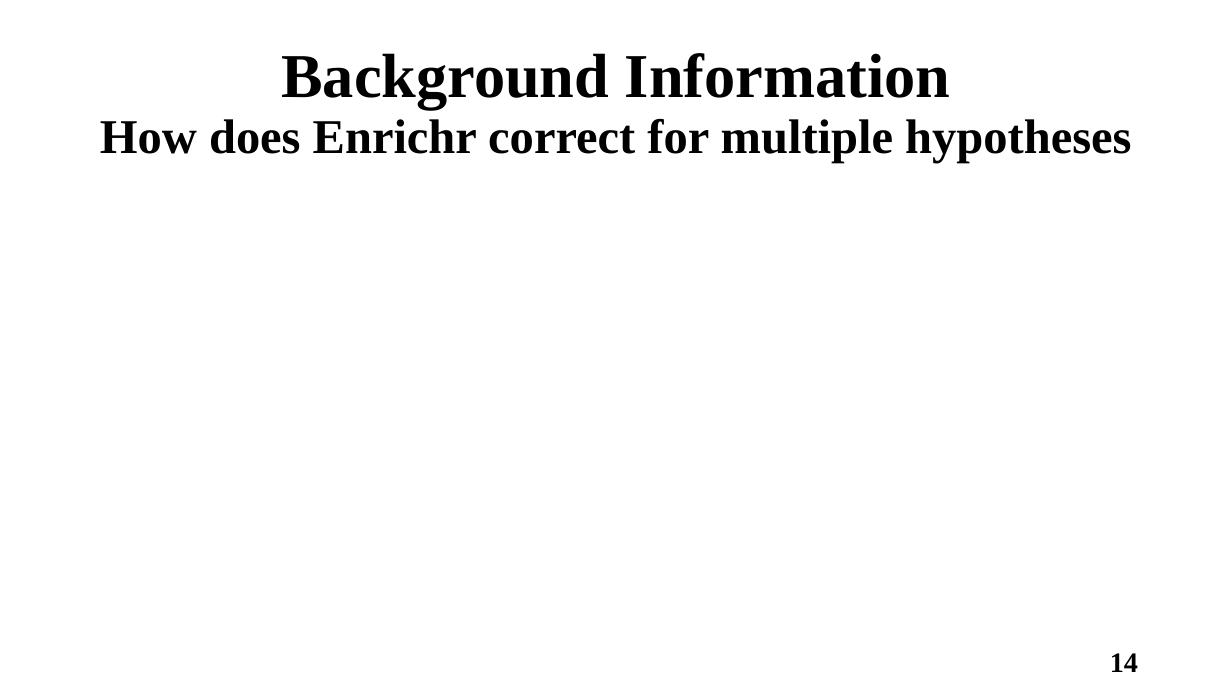
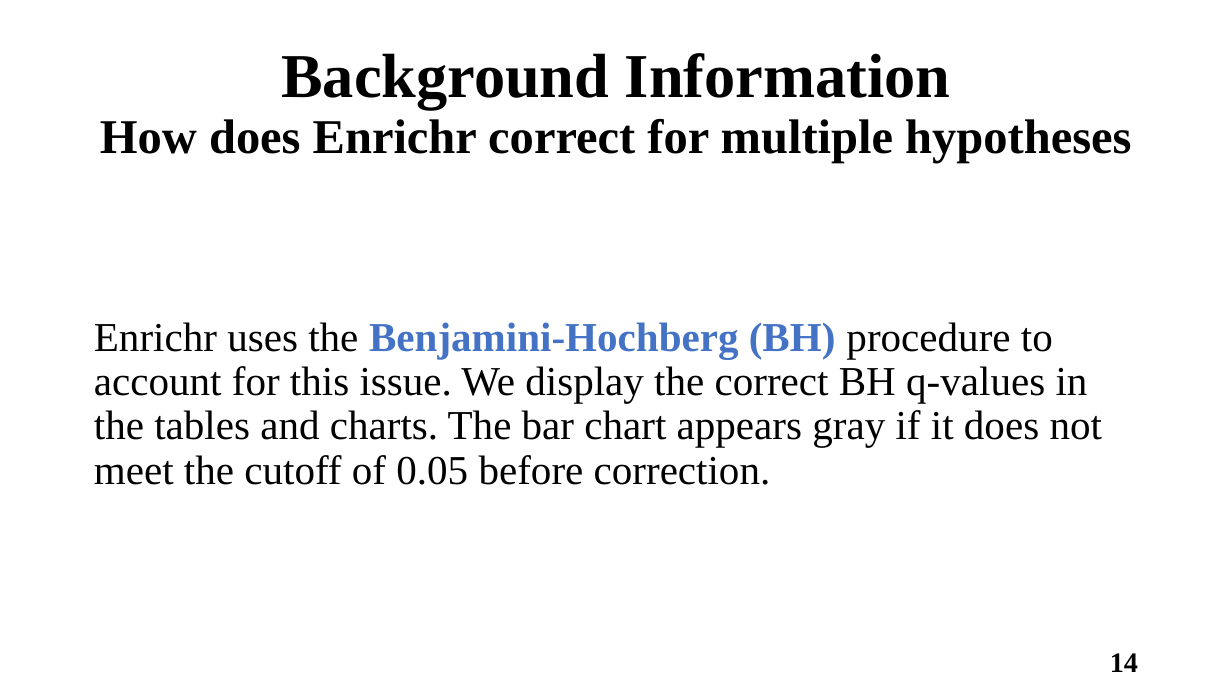
Before and after one commit to Joseph-Lang/Python-Machine-Learning, a slide deck: slide 14 of GeneSetEnrichAnalysis_1102/JournalClub_GSEA1101.pptx. Drawn at 1232x693 pixels with LibreOffice and Linux fonts; fonts in the diff are those of the drawing. Boxes give left, top, right and bottom in pixels: in the first picture for what was removed or moved away, otherwise in the second. Text is boxed around its words. In the diff, an @@ line names an element or a change of style, - is before the commit and + after.

```diff
--- a/GeneSetEnrichAnalysis_1102/JournalClub_GSEA1101.pptx
+++ b/GeneSetEnrichAnalysis_1102/JournalClub_GSEA1101.pptx
@@ text added at [94,322,1102,485], 32 pt, text #000000 @@
+Enrichr uses the Benjamini-Hochberg (BH) procedure to account for this issue. We display the correct BH q-values in the tables and charts. The bar chart appears gray if it does not meet the cutoff of 0.05 before correction.
```
Also in this commit, not shown: 4 other slides changed, 1 slide added, 1 slide removed, 1 other file.
